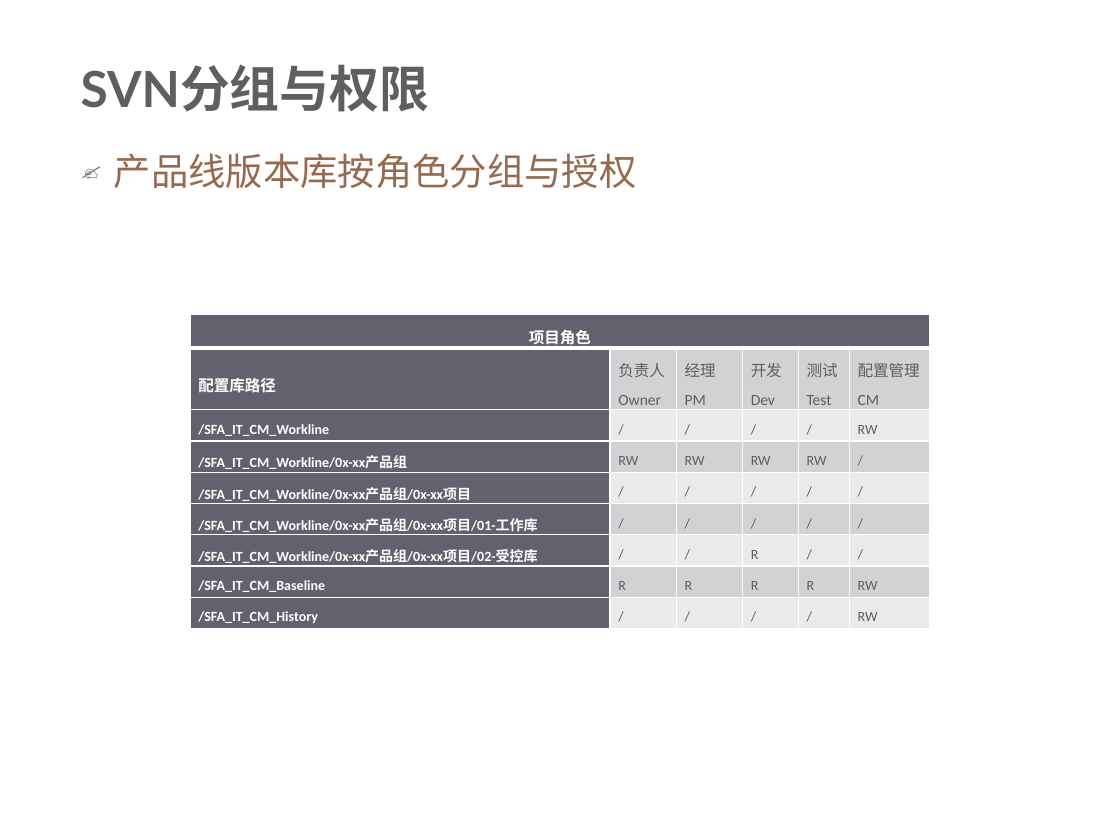
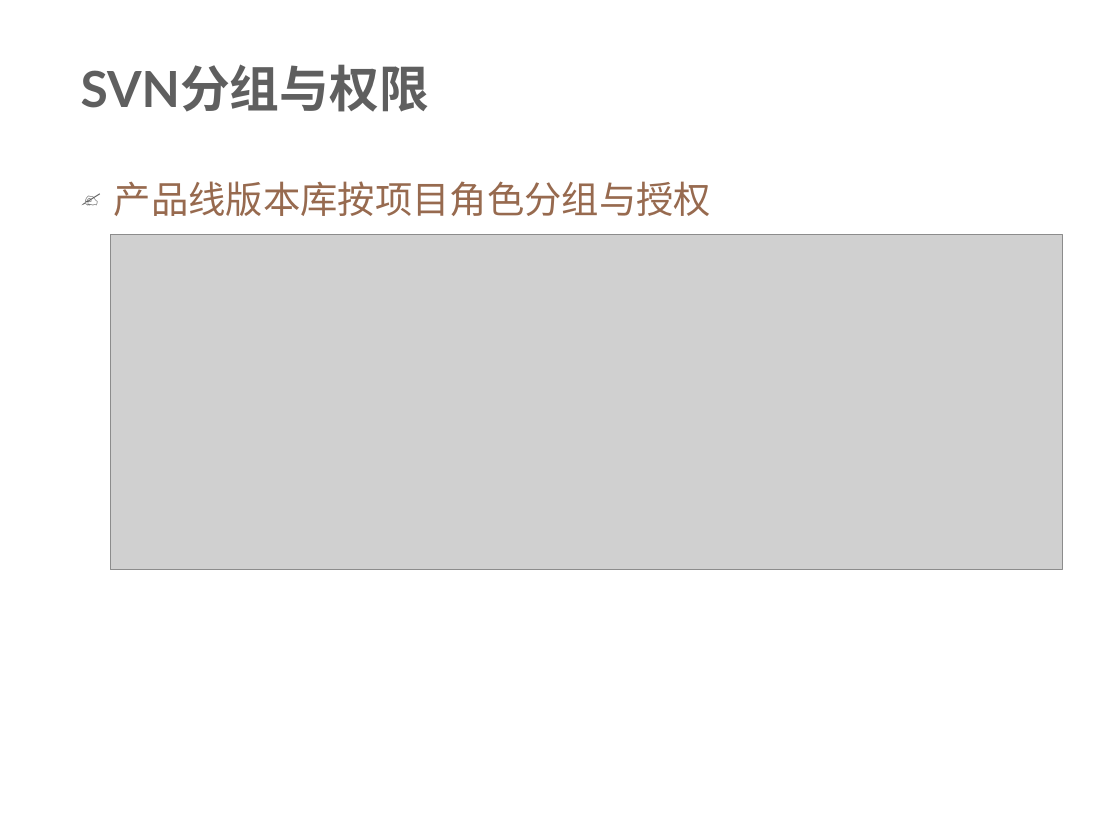
Before and after one commit to xianmomo/demo, a slide deck: slide 14 of 新员工入职指引/配置管理规范及要求.pptx (slide 15 before the commit). Drawn at 1120x840 pixels with LibreOffice and Linux fonts; fonts in the diff are those of the drawing; grey boxes stand for pictures; background and template pictures are left out. Boxes give left, top, right and bottom in pixels: in the first picture for what was removed or moved away, otherwise in the second. Text is boxed around its words. In the diff, an @@ line names an element or a change of style, - is before the commit and + after.

Commit message:
modify ppt

```diff
--- a/新员工入职指引/配置管理规范及要求.pptx
+++ b/新员工入职指引/配置管理规范及要求.pptx
@@ text at [114, 181, 711, 216]: text changed @@
-✍ 产品线版本库按角色分组与授权
+✍ 产品线版本库按项目角色分组与授权
@@ picture added at [110, 235, 1062, 570] @@
@@ table removed at [190, 315, 931, 627], 9 rows, 6 columns @@
-项目角色 |  |  |  |  | 
-配置库路径 | 负责人 Owner | 经理 PM | 开发 Dev | 测试 Test | 配置管理 CM
-/SFA_IT_CM_Workline | / | / | / | / | RW
-/SFA_IT_CM_Workline/0x-xx产品组 | RW | RW | RW | RW | /
-/SFA_IT_CM_Workline/0x-xx产品组/0x-xx项目 | / | / | / | / | /
-/SFA_IT_CM_Workline/0x-xx产品组/0x-xx项目/01-工作库 | / | / | / | / | /
-/SFA_IT_CM_Workline/0x-xx产品组/0x-xx项目/02-受控库 | / | / | R | / | /
-/SFA_IT_CM_Baseline | R | R | R | R | RW
-/SFA_IT_CM_History | / | / | / | / | RW
```
Also in this commit, not shown: 12 other slides changed, 8 slides added, 7 slides removed, 4 other files.
